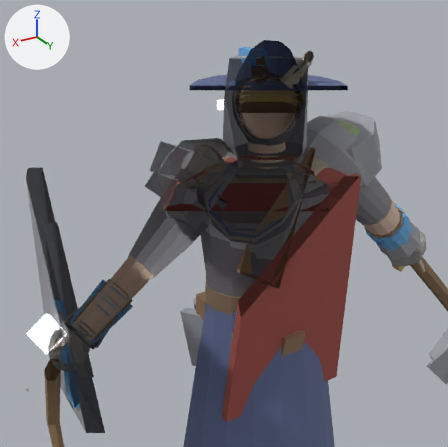
A saved change to the glTF model art/creator/humanoid_heavy/export/humanoid_heavy_feminine.glb.
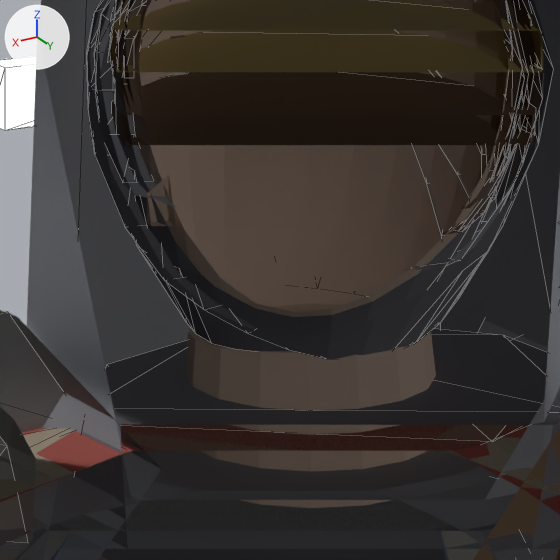
Old and new are each drawn from a 50 mm lens placed at (1.268, 1.804, 2.288), pointed at (0.151, -0.059, 1.357) and again close up on the part from 49% to 68% of the width and 20% to 40% of the height. Arrows for +X, +Y and +Z are at upper left; the lights stay in place. The last two pictures show the newer version. The close-ups show mesh edges as thin lines. Everything nearer to the camera than a plane just in front of the edit is cut away.

Objects in the first close-up: 'humanoid_heavy_feminine.001', 'part.face.goggles', 'part.face.mask', 'part.head.circlet', 'part.head.great_helm', 'part.head.helmet', 'part.head.hood', 'part.shoulders.fur', 'part.shoulders.mantle', 'part.shoulders.pauldrons', 'part.torso.breastplate', 'part.torso.tunic' and 8 more.
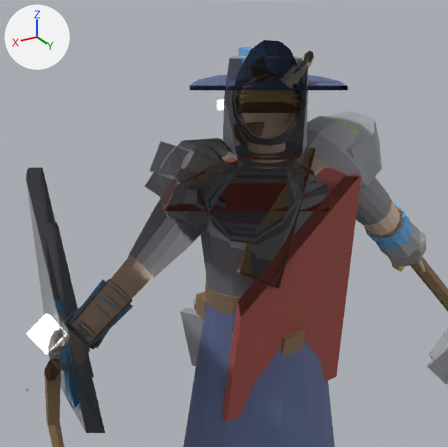
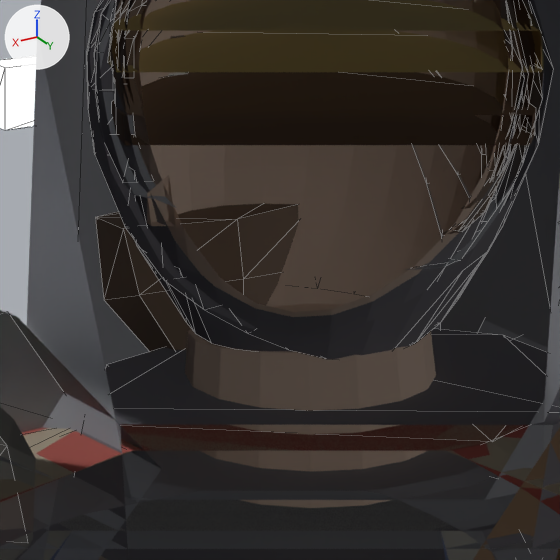
Where the change shows, as pixel boxes (x1, y1, x2, y2) in the close-ups (560 x 560 px):
'part.face.beard', added: after (95, 203, 299, 352)

The change, as a list of edits to the scene's bpy script:
```text
Add me_part_face_beard:
    me_part_face_beard.from_pydata(...)  # 13 vertices, 22 faces; spans x -0.0675..0.0675, y -0.1532..-0.0723, z 1.5764..1.7163
    me_part_face_beard.materials.append(mat_cloth)
Add ob_part_face_beard:
    ob_part_face_beard = bpy.data.objects.new('part.face.beard', me_part_face_beard)
    ob_part_face_beard.location = (0.0, 0.0, 0.0)
```
